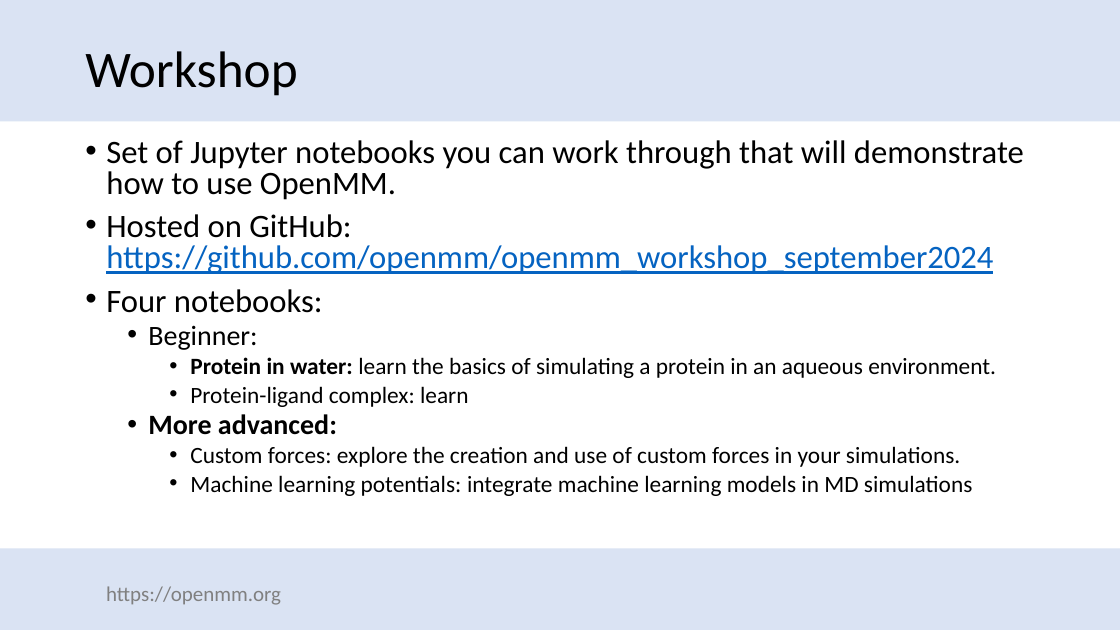
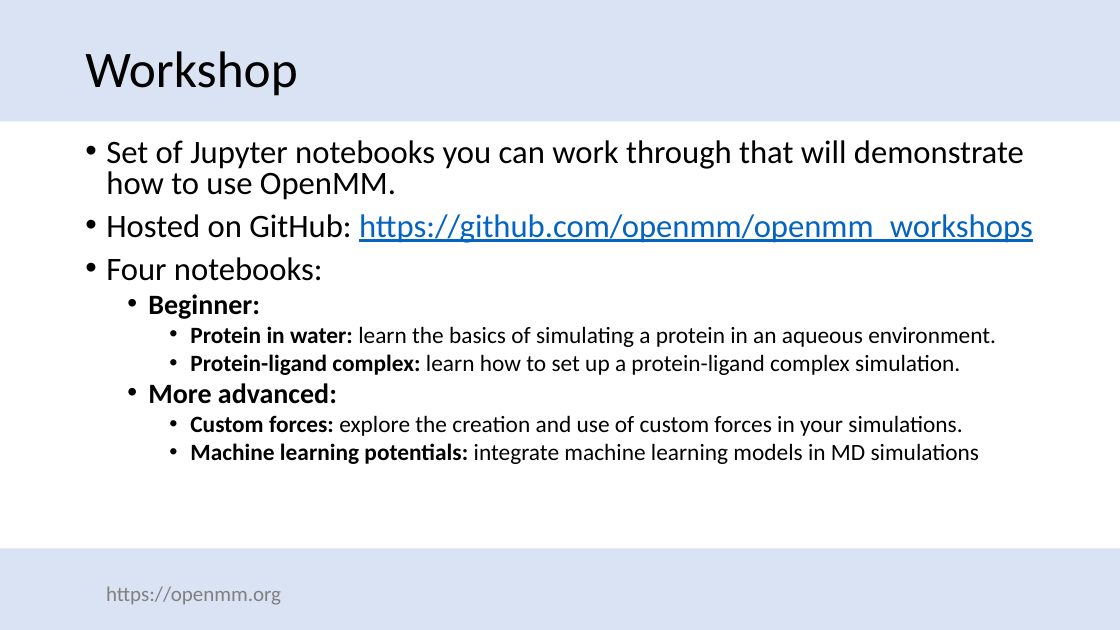
Before and after one commit to openmm/openmm_workshops, a slide deck: slide 6 of slides/intro-2024.pptx. Drawn at 1120x630 pixels with LibreOffice and Linux fonts; fonts in the diff are those of the drawing; background and template pictures are left out. Boxes give left, top, right and bottom in pixels: in the first picture for what was removed or moved away, otherwise in the second. Text is boxed around its words. In the diff, an @@ line names an element or a change of style, - is before the commit and + after.

```diff
--- a/slides/intro-2024.pptx
+++ b/slides/intro-2024.pptx
@@ text at (106, 214, 1033, 243): text changed @@
-• Hosted on GitHub: https://github.com/openmm/openmm_workshop_september2024
+• Hosted on GitHub: https://github.com/openmm/openmm_workshops
@@ text at (148, 294, 979, 464): bold on in "Beginner:", "Custom forces:", "Machine learning potentials:" @@
@@ text at (190, 354, 960, 375): text changed @@
-    • Protein-ligand complex: learn
+    • Protein-ligand complex: learn how to set up a protein-ligand complex simulation.
```
Also in this commit, not shown: 7 other slides changed, 1 other file.
